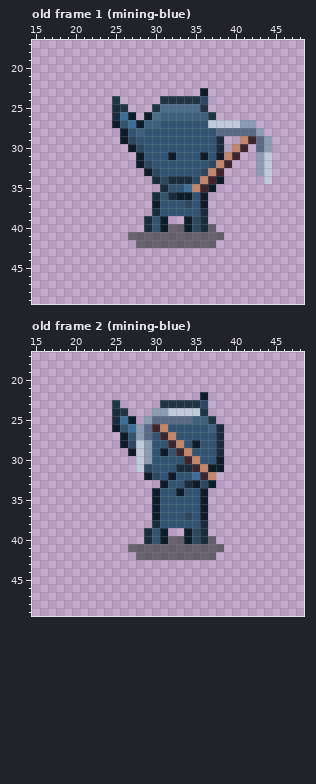
Two versions of one pixel-art file, assets/art/npc/goblin-npc.aseprite. The picture above was drawn from the file before the commit.
128x128 pixels, 6 frames. Colours within 5 levels of each other are drawn and written as one. Shown: old frame 1 (mining-blue): x 15..48, y 17..49; old frame 2 (mining-blue): x 15..48, y 17..49. The commit also changed other frames, which this record leaves out.
After the commit:
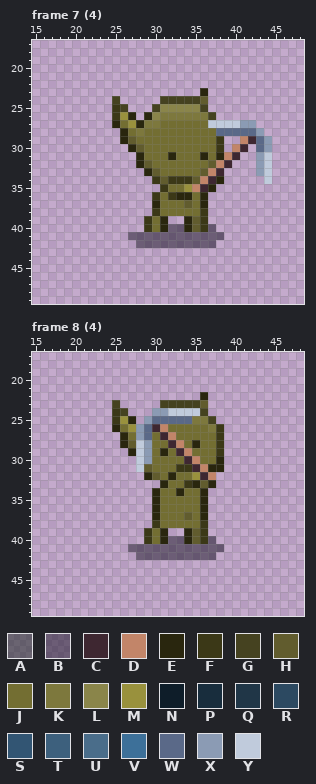
Palette (. is transparent): A #0d1c127d  B #110d1c7d  C #3e2731  D #c28569  E #29260e  F #3b3817  G #454220  H #615c2e  J #736e32  K #7d783d  L #8a854a  M #99913d  N #0e1d29  P #182d3d  Q #203647  R #2c4961  S #325573  T #3d607d  U #4a6d8a  V #3d7099  W #5a6988  X #8b9bb4  Y #c0cbdc
A new or re-ordered frame is compared with the old frame closest to it.
Diff:
frames 6 -> 12
--- frame 7 (4) is new; against old frame 1 (mining-blue), layer "gob"
@@ x 23..40 @@
 22 ..................
-23 .............N....
-24 ..Q.....QQQQQR....
-25 ..PQ...QUUUUUQ....
-26 ..PVN.NUTTTTTTQ...
-27 ..NSVNTTSSSSSSYYYY
-28 ...NSTSSSSSSSSSWWW
-29 ...NRSSSSSSSSSSP..
-30 ....NRSSSSSSSSSP.D
-31 .....NSSSNSSSNSNDC
-32 .....NRSSSSSSSRDC.
-33 ......NRSSSSSRDC..
-34 .......PRPPPRDCN..
-35 ........PSSVDCN...
-36 .......PSPNNSN....
-37 .......NSSSRSN....
-38 .......PSSSSSP....
-39 ......PSN..NRP....
-40 ......PSNAANRPA...
-41 ....AAAAAAAAAAAA..
-42 .....AAAAAAAAAA...
+23 .............E....
+24 ..G.....GGGGGH....
+25 ..FG...GLLLLLG....
+26 ..FME.ELKKKKKKG...
+27 ..EJMEKKJJJJJJYYYY
+28 ...EJKJJJJJJJJJWWW
+29 ...EHJJJJJJJJJJF..
+30 ....EHJJJJJJJJJF.D
+31 .....EJJJEJJJEJEDC
+32 .....EHJJJJJJJHDC.
+33 ......EHJJJJJHDC..
+34 .......FHFFFHDCE..
+35 ........FJJMDCE...
+36 .......FJFEEJE....
+37 .......EJJJHJE....
+38 .......FJJJJJF....
+39 ......FJE..EHF....
+40 ......FJEBBEHFB...
+41 ....BBBBBBBBBBBB..
+42 .....BBBBBBBBBB...
 43 ..................
--- frame 8 (4) is new; against old frame 2 (mining-blue), layer "gob"
@@ x 23..40 @@
 21 ..................
-22 .............N....
-23 ..Q.....QQQQQR....
-24 ..PQ...XXYYYYQ....
-25 ..PVN.XWWWWWTTQ...
-26 ..NSVXWCDSSSSSTP..
-27 ...NSXWSCDSSSSSP..
-28 ...NRYXSSCDSNSSP..
-29 ....NYXSNSCDSSSP..
-30 .....YXSSSSCDSSN..
-31 .....YRSSSPPCDNN..
-32 ......NRSNSSVCD...
-33 ........NSSPNRN...
-34 .......NSSNSSN....
-35 .......NSSSSSN....
-36 .......NSSSSSN....
-37 .......NSSSRSN....
-38 .......PSSSSSP....
-39 ......PSN..NRP....
-40 ......PSNAANRPA...
-41 ....AAAAAAAAAAAA..
-42 .....AAAAAAAAAA...
+22 .............E....
+23 ..G.....GGGGGH....
+24 ..FG...XXYYYYG....
+25 ..FME.XWWWWWKKG...
+26 ..EJMXWCDJJJJJKF..
+27 ...EJXWJCDJJJJJF..
+28 ...EHYXJJCDJEJJF..
+29 ....EYXJEJCDJJJF..
+30 .....YXJJJJCDJJE..
+31 .....YHJJJFFCDEE..
+32 ......EHJEJJMCD...
+33 ........EJJFEHE...
+34 .......EJJEJJE....
+35 .......EJJJJJE....
+36 .......EJJJJJE....
+37 .......EJJJHJE....
+38 .......FJJJJJF....
+39 ......FJE..EHF....
+40 ......FJEBBEHFB...
+41 ....BBBBBBBBBBBB..
+42 .....BBBBBBBBBB...
 43 ..................
